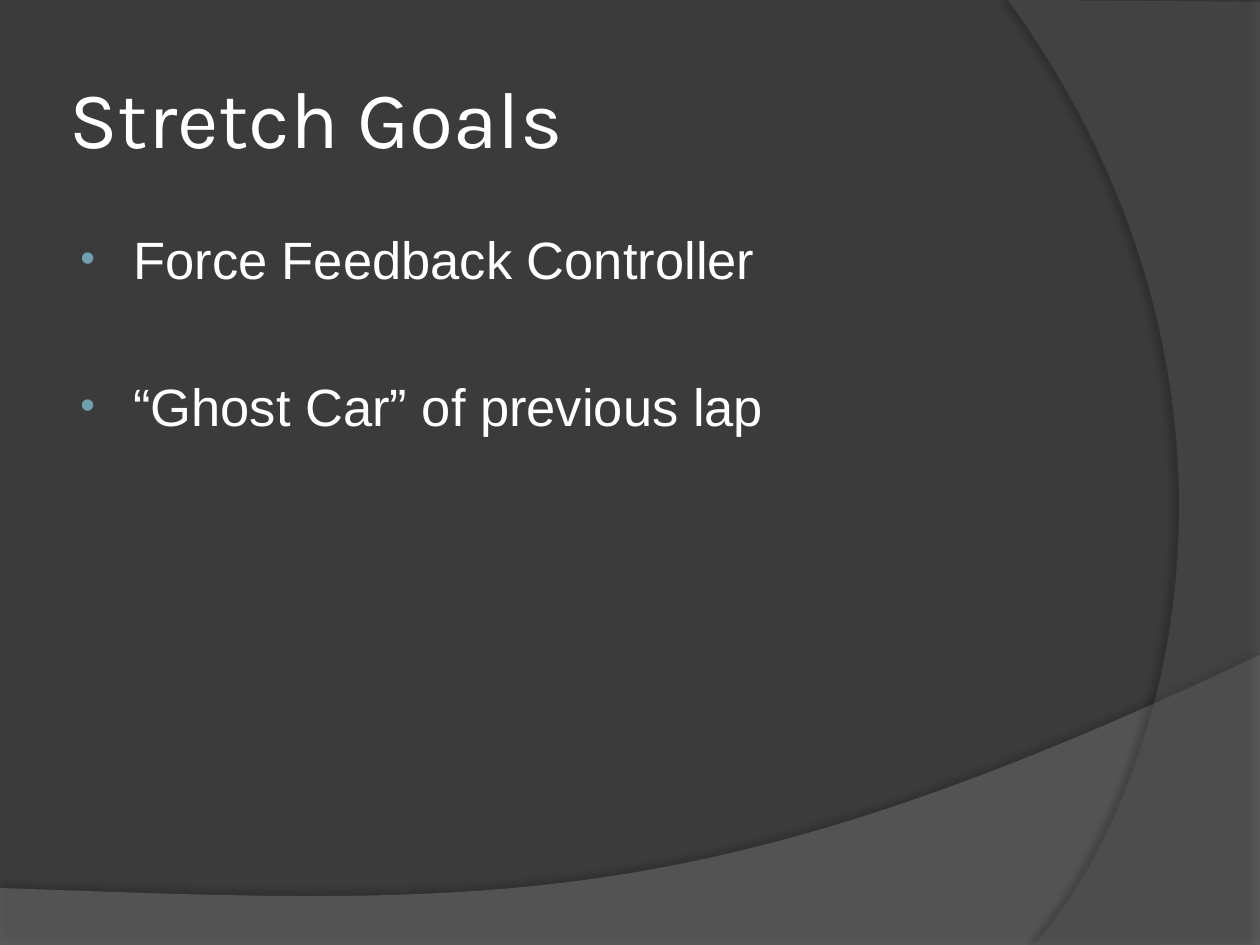
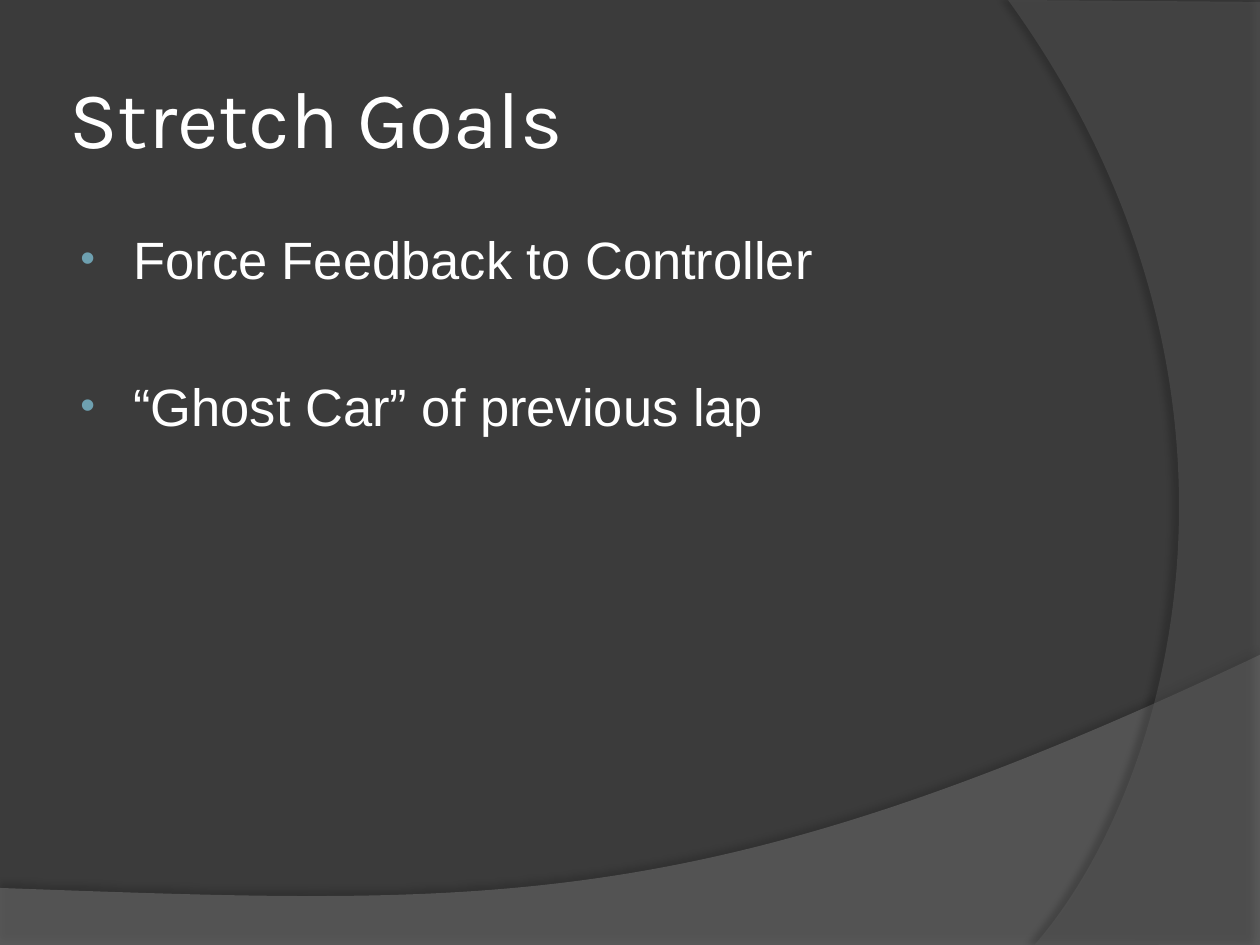
Before and after one commit to zachrob/VW-DrivingSim, a slide deck: slide 7 of Class Presentation 10-30-2013/Presentation.pptx (slide 6 before the commit). Drawn at 1260x945 pixels with LibreOffice and Linux fonts; fonts in the diff are those of the drawing. Boxes give left, top, right and bottom in pixels: in the first picture for what was removed or moved away, otherwise in the second. Text is boxed around its words. In the diff, an @@ line names an element or a change of style, - is before the commit and + after.

Commit message:
Added Stretch Goals

```diff
--- a/Class Presentation 10-30-2013/Presentation.pptx
+++ b/Class Presentation 10-30-2013/Presentation.pptx
@@ text at <box>133,241,812,280</box>: text changed @@
-• Force Feedback Controller
+• Force Feedback to Controller
```
Also in this commit, not shown: 2 other slides changed, 1 slide added.
